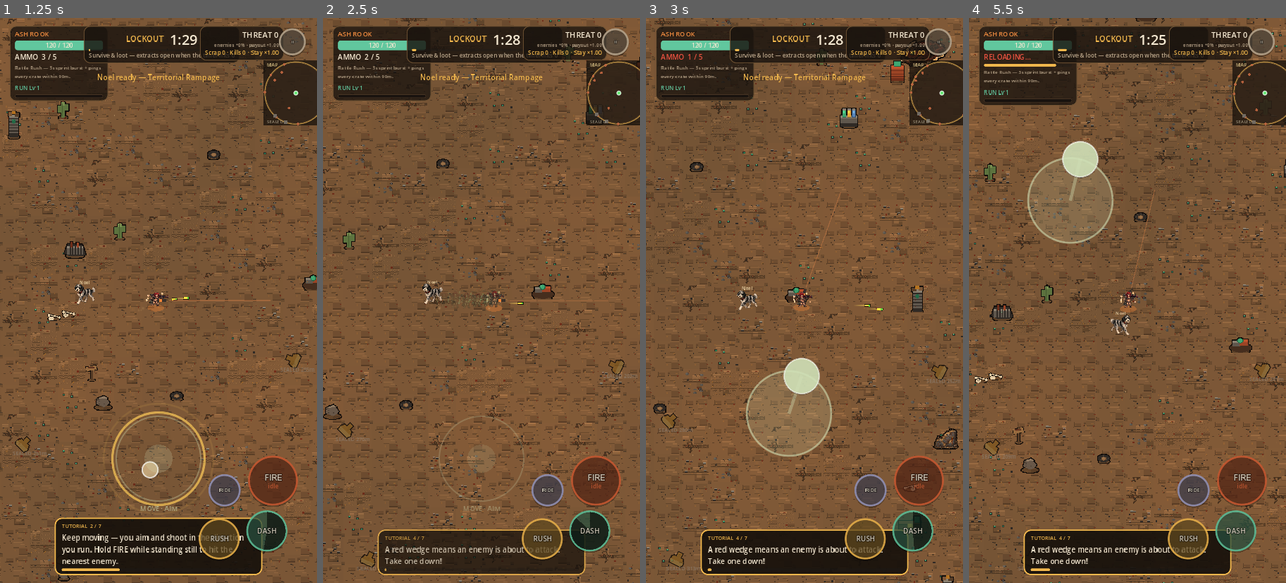
Above: before the commit, frames 1-4 (left to right).
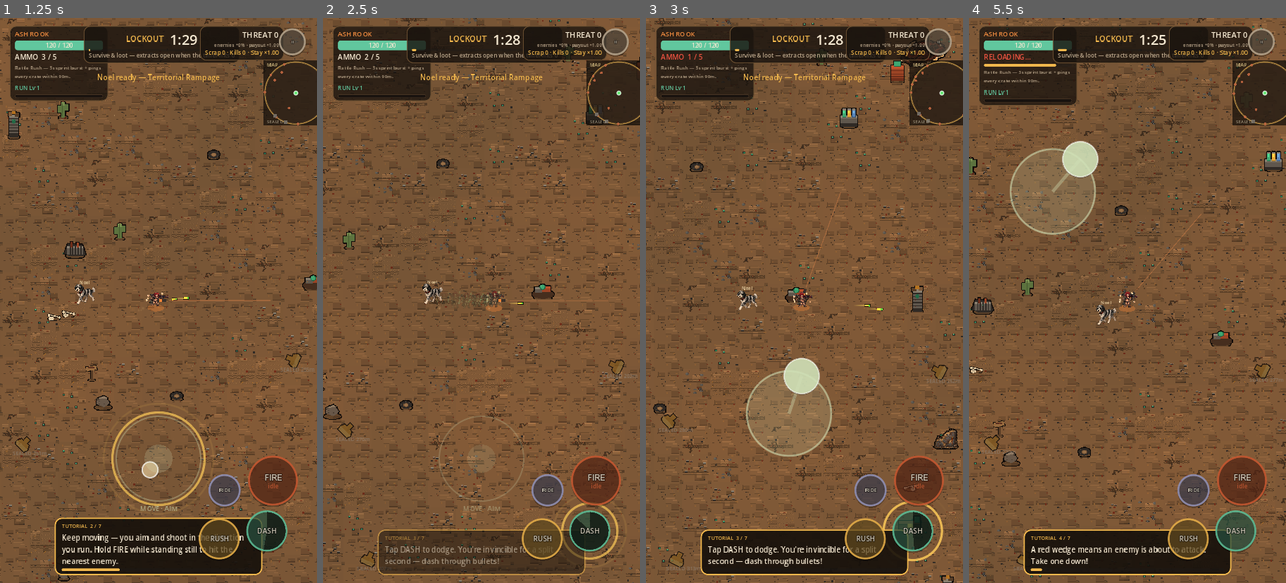
Above: after the commit, the same moments.

Repository: zwoodjr/sprite-lane
Game: Godot game, scene res://scenes/match/match.tscn
Two runs of this game, one before a commit and one after it. Both use one fixed random seed, a clock stepped at 60 frames per second and the inputs below. This scene is started directly instead of the project's main scene.
Inputs (mouse positions are in pixels of both pictures, inside the frame that each line leads up to):
- Up to frame 1 (1.25 s): move the mouse to (228, 272) at 0.52 s; hold D (move_right) from 0.53 s (still down); tap Space (dash) at 0.6 s; click (228, 272) at 0.67 s; tap E (interact) at 0.8 s
- Up to frame 2 (2.5 s): release D (move_right) at 1.25 s; drag from (418, 328) to (513, 300) at 1.27 s; move the mouse to (513, 176) at 2.02 s; press the mouse at (513, 176) at 2.03 s; hold D (move_right) from 2.03 s (still down); tap Space (dash) at 2.3 s
- Up to frame 3 (3 s): release D (move_right) at 2.75 s; release the mouse at (836, 176) at 2.75 s; drag from (788, 413) to (826, 300) at 2.77 s
- Up to frame 4 (5.5 s): move the mouse to (1222, 385) at 3.52 s; press the mouse at (1222, 385) at 3.53 s; hold A (move_left) 3.53-4.25 s; tap Space (dash) at 3.6 s; tap Escape (pause_menu) at 4.15 s; release the mouse at (1222, 385) at 4.25 s; click "RESUME" at 4.25 s; drag from (1032, 215) to (1079, 159) at 5.02 s

Frame 1 is identical in both runs. In frame 2, 1.4% of the frame differs, in the area x 17-94%, y 85-99%; in frame 3, 0.8%; in frame 4, 18%, in the area x 0-100%, y 0-100%.

Commit message:
Fix input bugs: picker OOB, tap-to-fire on iOS, stuck sticks, background pause
- Level-up picker: guard empty choice list in fast-timer path (no choices[0] OOB)
- Strip mouse-button bindings from actions on touch devices (any tap fired 'shoot')
- Picker/pause clear sticks; TouchControls releases touches lifted while paused
- Auto-pause on app focus-out / pause notification

Co-Authored-By: Claude Opus 5.5 <noreply@anthropic.com>
Claude-Session: https://claude.ai/code/session_01STLULqLnwi5WFZbuYaAjZ9

Diff:
--- a/game/scripts/autoload/touch_input.gd
+++ b/game/scripts/autoload/touch_input.gd
@@ -12,6 +12,8 @@
 signal mount_pressed
 signal pause_pressed
 signal dash_pressed
+## Emitted by clear_sticks() so TouchControls drops its tracked fingers too.
+signal sticks_cleared
 
 const AIM_FIRE_THRESHOLD := 0.32
 ## Move stick must push past this to count as run-aim (pairs with larger hero sprites).
@@ -40,7 +42,31 @@
 
 
 func _ready() -> void:
+	process_mode = Node.PROCESS_MODE_ALWAYS
 	touch_primary = _detect_touch_primary()
+	if touch_primary:
+		_strip_mouse_bindings()
+
+
+## iOS emulates mouse clicks from touches, so a mouse-bound "shoot"/"dash"
+## fired on ANY tap. On touch-first devices, actions are keyboard + on-screen only.
+func _strip_mouse_bindings() -> void:
+	for action in InputMap.get_actions():
+		for ev in InputMap.action_get_events(action):
+			if ev is InputEventMouseButton:
+				InputMap.action_erase_event(action, ev)
+
+
+## Auto-pause when the app goes to the background (iOS home swipe / call).
+func _notification(what: int) -> void:
+	if what == NOTIFICATION_APPLICATION_FOCUS_OUT or what == NOTIFICATION_APPLICATION_PAUSED:
+		clear_sticks()
+		var tree := get_tree()
+		if tree == null or tree.paused:
+			return
+		var scene := tree.current_scene
+		if scene != null and scene.has_method("request_auto_pause"):
+			scene.call("request_auto_pause")
 
 
 func _detect_touch_primary() -> bool:
@@ -83,6 +109,7 @@
 	aim_strength = 0.0
 	aim_stick_firing = false
 	fire_held = false
+	sticks_cleared.emit()
 
 
 func pulse_extract() -> void:
--- a/game/scripts/ui/run_upgrade_picker.gd
+++ b/game/scripts/ui/run_upgrade_picker.gd
@@ -26,12 +26,20 @@
 		return
 	if choices.is_empty():
 		choices = Progression.roll_run_choices(2)
+	if choices.is_empty():
+		## Every upgrade already taken — nothing to pick, don't pause.
+		GameState.pending_run_choices.clear()
+		GameState.run_level_paused = false
+		return
 	## Headless / fast-timer bots: auto-pick so the match doesn't stall paused.
-	if GameState.fast_timers and choices.size() > 0:
-		GameState.apply_run_upgrade(choices[0])
-		chosen.emit(choices[0])
+	if GameState.fast_timers:
+		var first: Dictionary = choices[0]
+		GameState.apply_run_upgrade(first)
+		chosen.emit(first)
 		return
 	_open = true
+	## Release any held stick / buttons so nothing is "stuck" after the pick.
+	TouchInput.clear_sticks()
 	get_tree().paused = true
 	_root.visible = true
 	for c in _root.get_children():
@@ -90,6 +98,7 @@
 
 func close() -> void:
 	_open = false
+	TouchInput.clear_sticks()
 	_root.visible = false
 	for c in _root.get_children():
 		c.queue_free()
--- a/game/scripts/ui/touch_controls.gd
+++ b/game/scripts/ui/touch_controls.gd
@@ -45,7 +45,9 @@
 
 func _ready() -> void:
 	layer = 20
-	process_mode = Node.PROCESS_MODE_PAUSABLE
+	## ALWAYS so finger-up events that happen while a menu has the tree paused
+	## still release the stick / buttons (otherwise they stay "held" on resume).
+	process_mode = Node.PROCESS_MODE_ALWAYS
 	root.mouse_filter = Control.MOUSE_FILTER_IGNORE
 	stick_draw.mouse_filter = Control.MOUSE_FILTER_IGNORE
 	stick_draw.set_anchors_and_offsets_preset(Control.PRESET_FULL_RECT)
@@ -69,6 +71,7 @@
 
 	_layout()
 	get_viewport().size_changed.connect(_layout)
+	TouchInput.sticks_cleared.connect(_reset_touches)
 	if not TouchInput.touch_primary:
 		## Desktop: keyboard + mouse. Keep pause visible, hide thumb controls.
 		for b in [btn_fire, btn_dash, btn_ability, btn_mount]:
@@ -86,6 +89,8 @@
 	return b
 
 func _exit_tree() -> void:
+	if TouchInput.sticks_cleared.is_connected(_reset_touches):
+		TouchInput.sticks_cleared.disconnect(_reset_touches)
 	TouchInput.clear_sticks()
 
 func _layout() -> void:
@@ -117,7 +122,24 @@
 
 ## --- Input routing -------------------------------------------------------------
 
+func _reset_touches() -> void:
+	for b in _buttons:
+		if bool(b.get("held")):
+			b.call("release")
+	_move_id = -1
+	_move_active = false
+	_aim_id = -1
+	_aim_active = false
+	_aim_vec = Vector2.ZERO
+	if stick_draw:
+		stick_draw.queue_redraw()
+
 func _input(event: InputEvent) -> void:
+	if get_tree().paused:
+		## Menus own input while paused; only track lifts so nothing sticks.
+		if event is InputEventScreenTouch and not (event as InputEventScreenTouch).pressed:
+			_end_touch((event as InputEventScreenTouch).index)
+		return
 	if event is InputEventScreenTouch:
 		var st := event as InputEventScreenTouch
 		if st.pressed:
